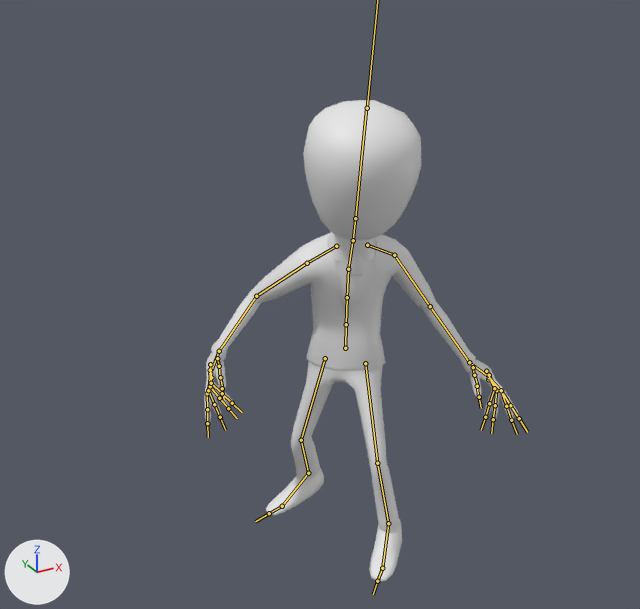
The FBX model Assets/Animations/Animation/Player/freaky_armature@Jumping.fbx, before and after one commit.
One viewpoint serves both versions: a camera (50 mm lens) standing at (-1.82, -3.07, 2.71) and looking at (-0.17, -0.07, 1.21). Every picture has the same lights, and +X, +Y and +Z are marked at lower left. Both versions are drawn at frame 1 of the action 'mixamo.com'; the numbers are the values there. The bones that bend it are drawn over the model as lines.

Names of what the first picture shows: 'freaky'.
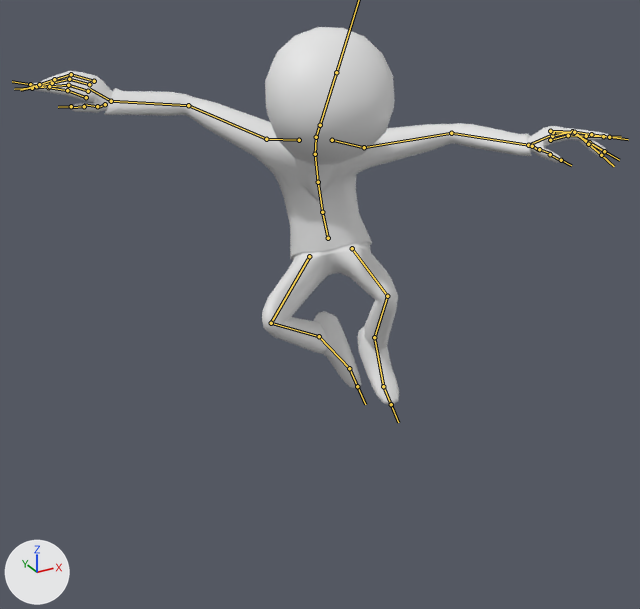
The change in detail:
Bone 'mixamorig:Hips' (bone_mixamorig_hips) moves from (0.002, -0.07, 0.101) to (-0.05, 0.439, 0.029).
Bone 'mixamorig:Hips' (bone_mixamorig_hips) turns from (-5, -43, 0) to (-25, -30, 15) degrees about its own x, y and z.
Bone 'mixamorig:Spine' (bone_mixamorig_spine) turns from (6, 5, -1) to (14, 0, -4) degrees about its own x, y and z.
Bone 'mixamorig:Spine1' (bone_mixamorig_spine1) turns from (12, 9, -1) to (28, 1, -6) degrees about its own x, y and z.
Bone 'mixamorig:Spine2' (bone_mixamorig_spine2) turns from (12, 9, -1) to (28, 1, -6) degrees about its own x, y and z.
Bone 'mixamorig:Neck' (bone_mixamorig_neck) turns from (-4, -1, 0) to (0, 5, -7) degrees about its own x, y and z.
Bone 'mixamorig:Head' (bone_mixamorig_head) turns from (-7, 20, -3) to (3, 8, 3) degrees about its own x, y and z.
Bone 'mixamorig:LeftShoulder' (bone_mixamorig_leftshoulder) turns from (5, 2, 0) to (0, -4, 2) degrees about its own x, y and z.
Bone 'mixamorig:LeftArm' (bone_mixamorig_leftarm) turns from (51, -15, -1) to (-11, -30, 0) degrees about its own x, y and z.
Bone 'mixamorig:LeftForeArm' (bone_mixamorig_leftforearm) turns from (-3, -3, 45) to (7, -5, 18) degrees about its own x, y and z.
Bone 'mixamorig:LeftHand' (bone_mixamorig_lefthand) turns from (-20, 14, -11) to (-36, -5, 1) degrees about its own x, y and z.
Bone 'mixamorig:LeftHandPinky2' (bone_mixamorig_lefthandpinky2) turns from (40, -1, 6) to (39, -1, 5) degrees about its own x, y and z.
Bone 'mixamorig:RightShoulder' (bone_mixamorig_rightshoulder) turns from (7, -5, -8) to (-1, 10, 10) degrees about its own x, y and z.
Bone 'mixamorig:RightArm' (bone_mixamorig_rightarm) turns from (47, -1, 22) to (1, 24, 10) degrees about its own x, y and z.
Bone 'mixamorig:RightForeArm' (bone_mixamorig_rightforearm) turns from (0, 14, -37) to (1, -2, -28) degrees about its own x, y and z.
Bone 'mixamorig:RightHand' (bone_mixamorig_righthand) turns from (14, -6, 1) to (-33, -4, 9) degrees about its own x, y and z.
Bone 'mixamorig:RightHandThumb2' (bone_mixamorig_righthandthumb2) turns from (-2, -2, 36) to (-3, 3, 35) degrees about its own x, y and z.
Bone 'mixamorig:RightHandPinky2' (bone_mixamorig_righthandpinky2) turns from (42, 2, -8) to (40, 1, -7) degrees about its own x, y and z.
Bone 'mixamorig:LeftUpLeg' (bone_mixamorig_leftupleg) turns from (22, -11, 7) to (63, -18, -2) degrees about its own x, y and z.
Bone 'mixamorig:LeftLeg' (bone_mixamorig_leftleg) turns from (-35, 12, -8) to (-120, -1, -2) degrees about its own x, y and z.
Bone 'mixamorig:RightUpLeg' (bone_mixamorig_rightupleg) turns from (-2, 14, -12) to (58, 23, -1) degrees about its own x, y and z.
Bone 'mixamorig:RightLeg' (bone_mixamorig_rightleg) turns from (-34, 7, -5) to (-126, 9, 11) degrees about its own x, y and z.
Bone 'mixamorig:RightFoot' (bone_mixamorig_rightfoot) turns from (25, 12, 9) to (-20, 18, 5) degrees about its own x, y and z.

Changed parts and their boxes [x1, y1, x2, y2] in the pictures (640 x 609 px):
'freaky', posed (84% wider, 21% shorter): before [204, 100, 520, 581]; after [29, 27, 611, 405]
bone 'mixamorig:Hips', root to tip: before (345, 348) to (346, 324); after (328, 238) to (322, 212)
bone 'mixamorig:Spine', root to tip: before (346, 324) to (347, 297); after (322, 212) to (318, 182)
bone 'mixamorig:Spine1', root to tip: before (347, 297) to (348, 269); after (318, 182) to (315, 154)
bone 'mixamorig:Spine2', root to tip: before (348, 269) to (352, 242); after (315, 154) to (316, 138)
bone 'mixamorig:Neck', root to tip: before (353, 240) to (355, 218); after (316, 137) to (320, 124)
bone 'mixamorig:Head', root to tip: before (355, 218) to (366, 107); after (320, 125) to (336, 72)
bone 'mixamorig:LeftShoulder', root to tip: before (367, 245) to (394, 255); after (332, 140) to (364, 147)
bone 'mixamorig:LeftArm', root to tip: before (394, 255) to (430, 306); after (364, 147) to (451, 133)
bone 'mixamorig:LeftForeArm', root to tip: before (430, 306) to (469, 362); after (451, 133) to (528, 145)
bone 'mixamorig:LeftHand', root to tip: before (469, 362) to (487, 375); after (528, 145) to (550, 135)
bone 'mixamorig:LeftHandPinky2', root to tip: before (494, 388) to (489, 403); after (574, 132) to (588, 144)
bone 'mixamorig:RightShoulder', root to tip: before (336, 246) to (307, 263); after (299, 140) to (266, 139)
bone 'mixamorig:RightArm', root to tip: before (307, 263) to (256, 296); after (266, 139) to (188, 105)
bone 'mixamorig:RightForeArm', root to tip: before (256, 296) to (219, 351); after (188, 105) to (111, 101)
bone 'mixamorig:RightHand', root to tip: before (219, 351) to (211, 370); after (111, 101) to (90, 89)
bone 'mixamorig:RightHandThumb2', root to tip: before (219, 366) to (220, 377); after (97, 106) to (84, 104)
bone 'mixamorig:RightHandPinky2', root to tip: before (211, 383) to (222, 393); after (71, 74) to (54, 79)
bone 'mixamorig:LeftUpLeg', root to tip: before (365, 363) to (377, 463); after (352, 248) to (387, 296)
bone 'mixamorig:LeftLeg', root to tip: before (377, 463) to (388, 523); after (387, 296) to (374, 337)
bone 'mixamorig:RightUpLeg', root to tip: before (325, 358) to (301, 440); after (309, 256) to (271, 323)
bone 'mixamorig:RightLeg', root to tip: before (301, 440) to (308, 473); after (271, 323) to (319, 336)
bone 'mixamorig:RightFoot', root to tip: before (308, 473) to (282, 506); after (319, 336) to (349, 368)
